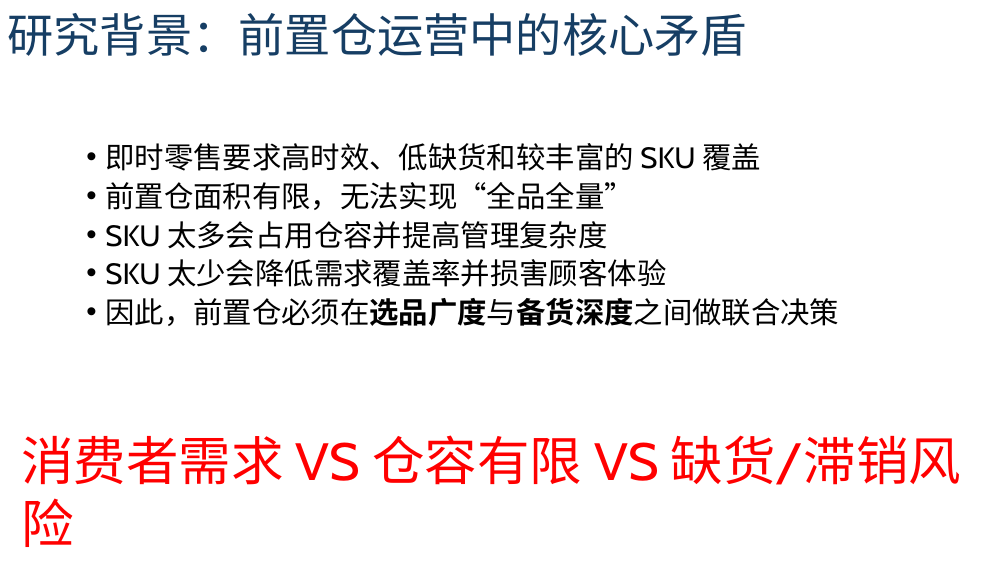
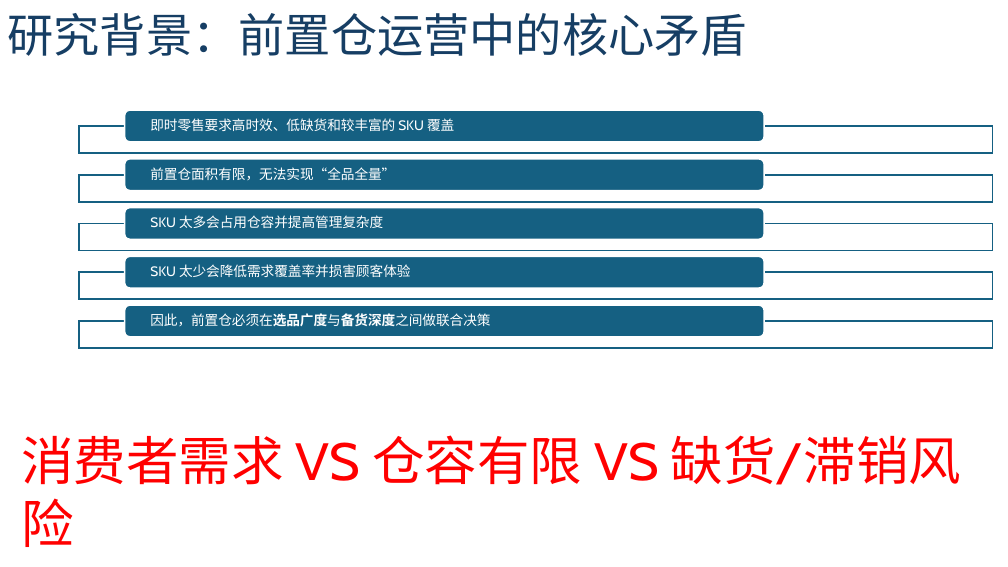
Before and after one commit to MartinWANGMUTIAN/OR_tools, a slide deck: slide 2 of Presentation1.pptx. Drawn at 1008x567 pixels with LibreOffice and Linux fonts; fonts in the diff are those of the drawing. Boxes give left, top, right and bottom in pixels: in the first picture for what was removed or moved away, otherwise in the second. Text is boxed around its words. In the diff, an @@ line names an element or a change of style, - is before the commit and + after.

```diff
--- a/Presentation1.pptx
+++ b/Presentation1.pptx
@@ text removed at (105, 143, 839, 326) @@
-• 即时零售要求高时效、低缺货和较丰富的 SKU 覆盖
-• 前置仓面积有限，无法实现“全品全量”
-• SKU 太多会占用仓容并提高管理复杂度
-• SKU 太少会降低需求覆盖率并损害顾客体验
-• 因此，前置仓必须在选品广度与备货深度之间做联合决策
@@ group added at (79, 110, 993, 349): 5 rectangles, 5 rounded rectangles, 5 texts @@
+即时零售要求高时效、低缺货和较丰富的 SKU 覆盖
+前置仓面积有限，无法实现“全品全量”
+SKU 太多会占用仓容并提高管理复杂度
+SKU 太少会降低需求覆盖率并损害顾客体验
+因此，前置仓必须在选品广度与备货深度之间做联合决策
```
Also in this commit, not shown: 2 other slides changed, 1 slide added, 1 other file.
